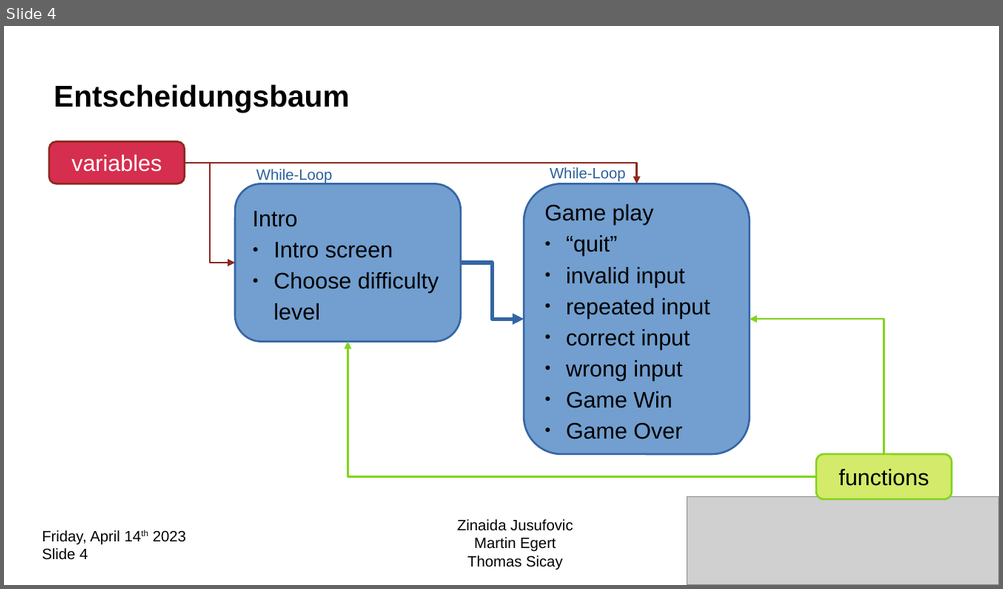
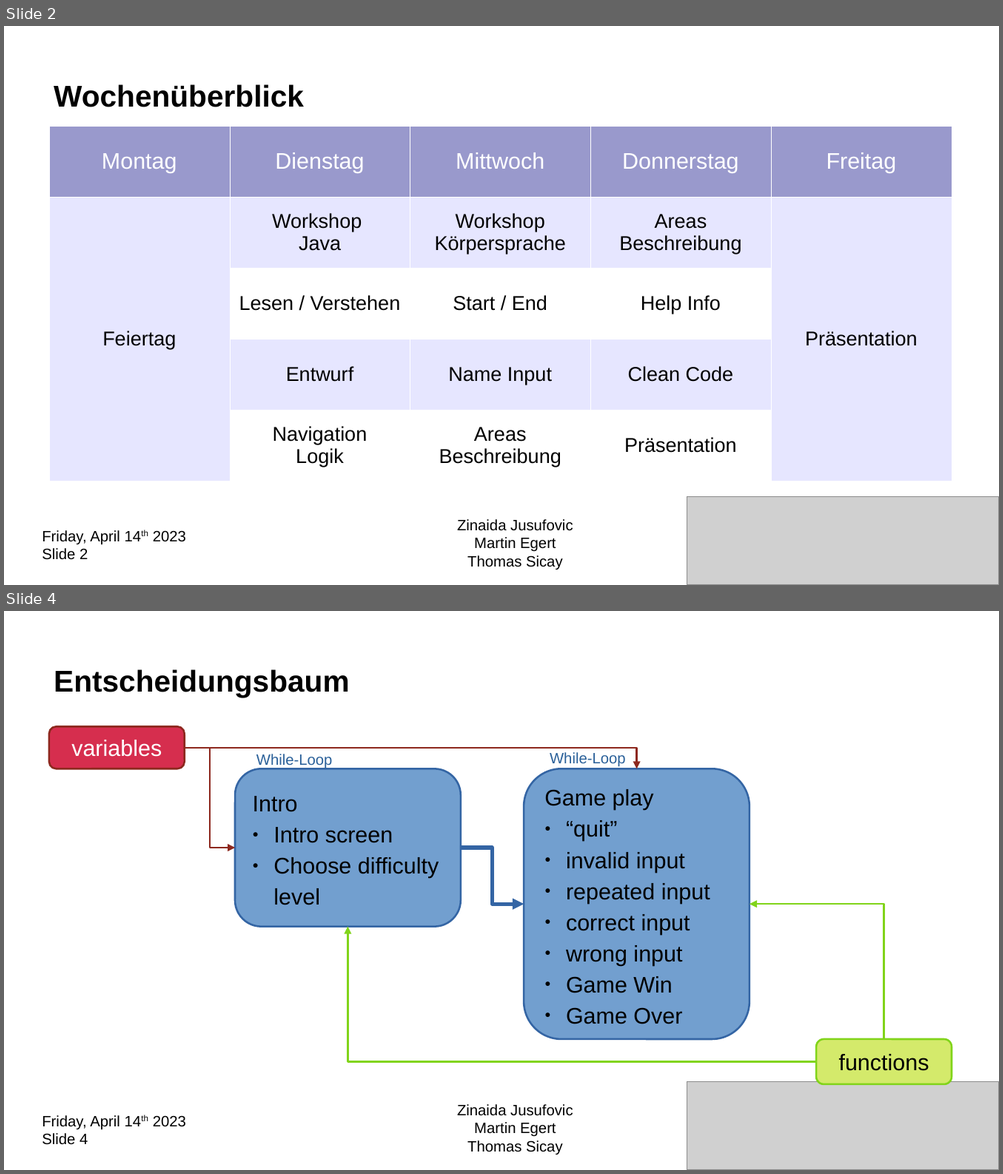
Before and after one commit to CodecoolGlobal/mighty-text-adventure-java-zenais, a slide deck: 20230413_MightyTextAdventure presentation.odp. Shown one above the other, each under a label of ours: slide 4 before the commit, slides 2 and 4 after it; the slides between them are not shown. The pictures are 1003x589 and 1003x1174 pixels, drawn with LibreOffice and Linux fonts; fonts in the diff are those of the drawing; grey boxes stand for pictures. Boxes give left, top, right and bottom in pixels: in the first picture for what was removed or moved away, otherwise in the second. Text is boxed around its words. In the diff, an @@ line names an element or a change of style, - is before the commit and + after.

```diff
--- a/20230413_MightyTextAdventure presentation.odp
+++ b/20230413_MightyTextAdventure presentation.odp
@@ slide 2 added at [4,26,999,585], background #FFFFFF @@
@@ title added at [54,84,304,107], 24 pt, text #000000, bold @@
+Wochenüberblick
@@ table added at [49,126,952,482], 5 rows, 5 columns @@
+Montag | Dienstag | Mittwoch | Donnerstag | Freitag
+Feiertag | Workshop Java | Workshop Körpersprache | Areas Beschreibung | Präsentation
+ | Lesen / Verstehen | Start / End | Help Info | 
+ | Entwurf | Name Input | Clean Code | 
+ | Navigation Logik | Areas Beschreibung | Präsentation | 
@@ picture added at [687,497,999,585] @@
@@ text added at [42,531,186,560], 12 pt, text #000000 @@
+Friday, April 14th 2023
+Slide 2
@@ text added at [457,520,572,571], 12 pt, text #000000 @@
+Zinaida Jusufovic
+Martin Egert
+Thomas Sicay
```
Also in this commit, not shown: 2 slides changed, 1 slide removed, 1 other file.
